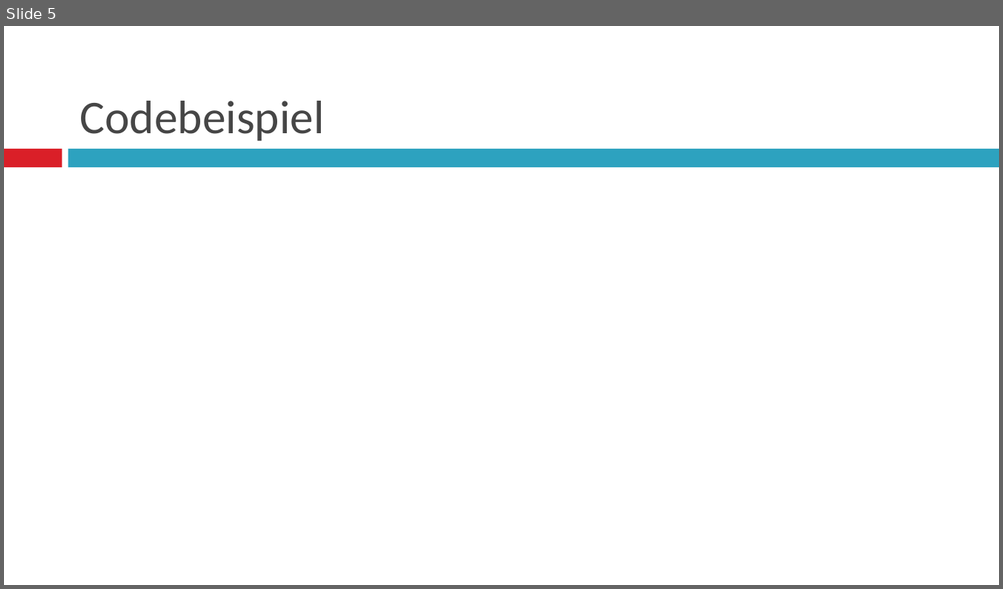
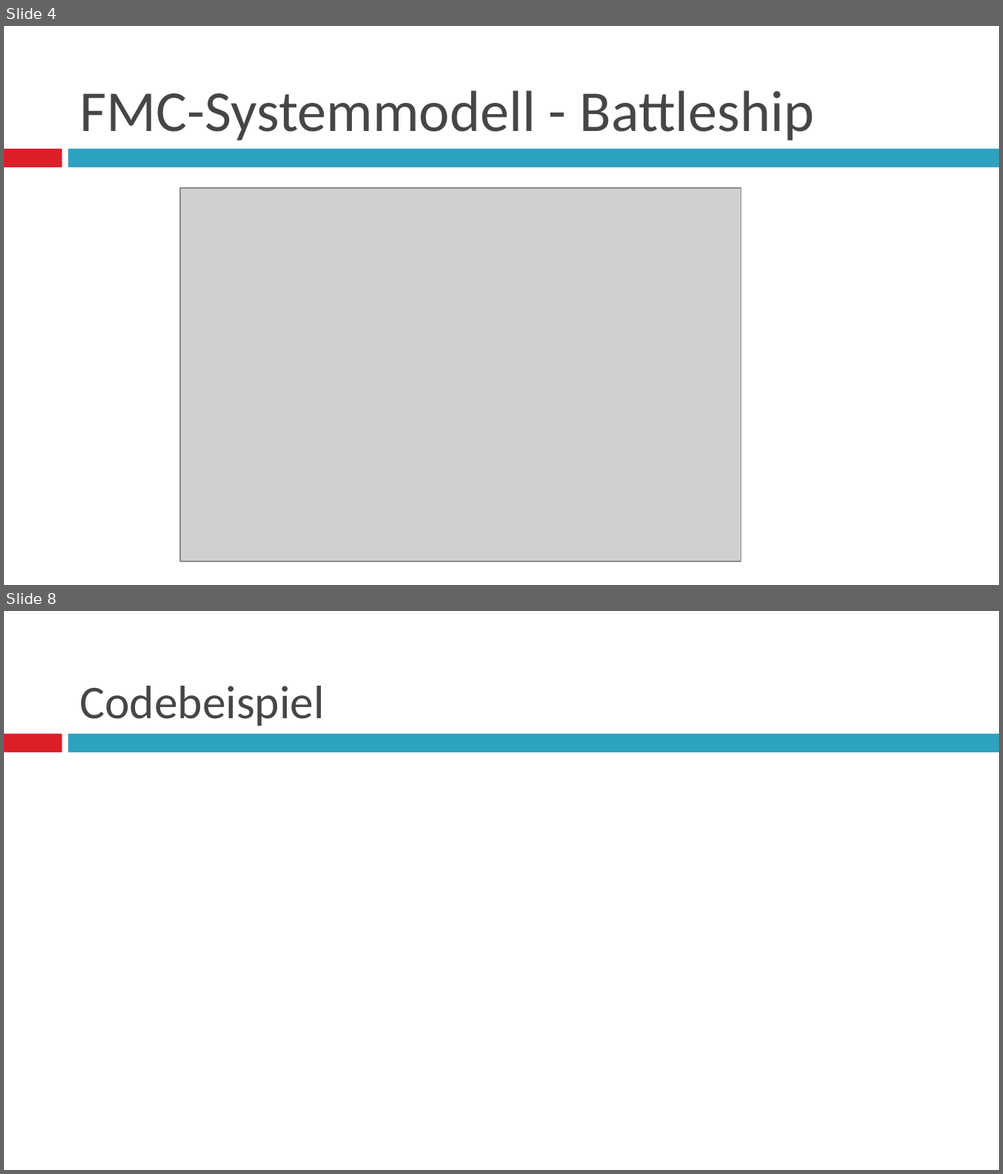
Before and after one commit to tmundt/battleship-app, a slide deck: battleship-android/Softwareprojekt_präsi.pptx. Shown one above the other, each under a label of ours: slide 5 before the commit, slides 4 and 8 after it; the slides between them are not shown. The pictures are 1003x589 and 1003x1174 pixels, drawn with LibreOffice and Linux fonts; fonts in the diff are those of the drawing; grey boxes stand for pictures. Boxes give left, top, right and bottom in pixels: in the first picture for what was removed or moved away, otherwise in the second. Text is boxed around its words. In the diff, an @@ line names an element or a change of style, - is before the commit and + after.

```diff
--- a/battleship-android/Softwareprojekt_präsi.pptx
+++ b/battleship-android/Softwareprojekt_präsi.pptx
@@ slide 4 added at (4,26,999,585), background #FFFFFF; not listed: 2 template elements that a slide beside it also shows @@
@@ title added at (80,90,814,141), 42 pt, text #464646 @@
+FMC-Systemmodell - Battleship
@@ picture added at (180,188,741,562) @@
@@ what was slide 5 is now slide 8 @@
```
Also in this commit, not shown: 6 slides changed, 2 other slides added, 1 slide removed.
